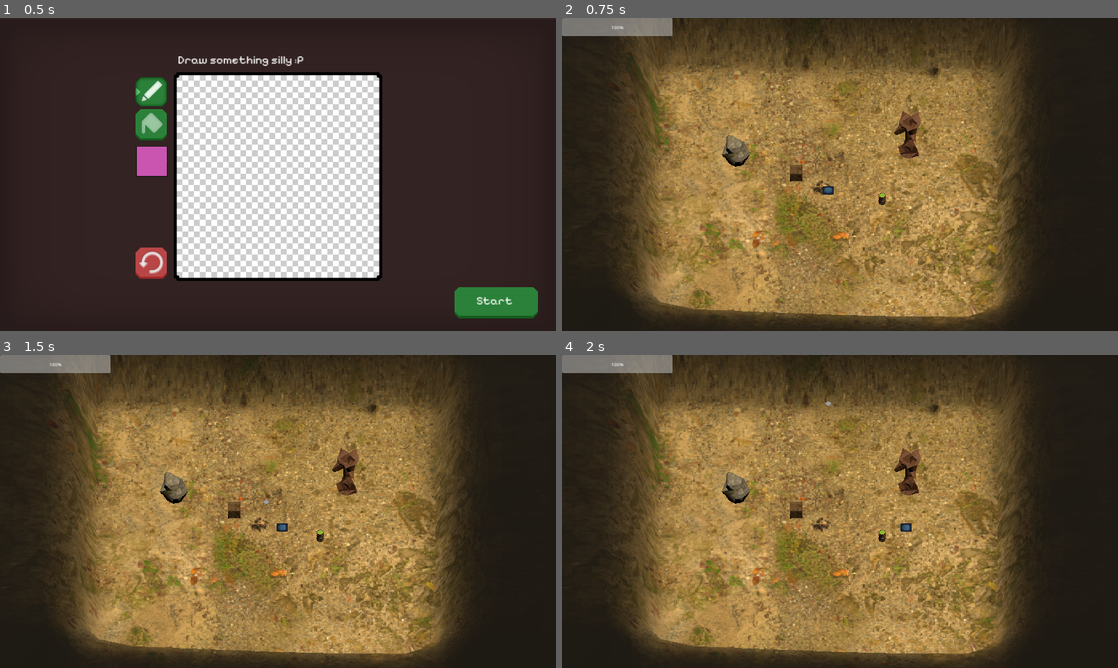
Above: before the commit, frames 1-4 (two rows, left to right).
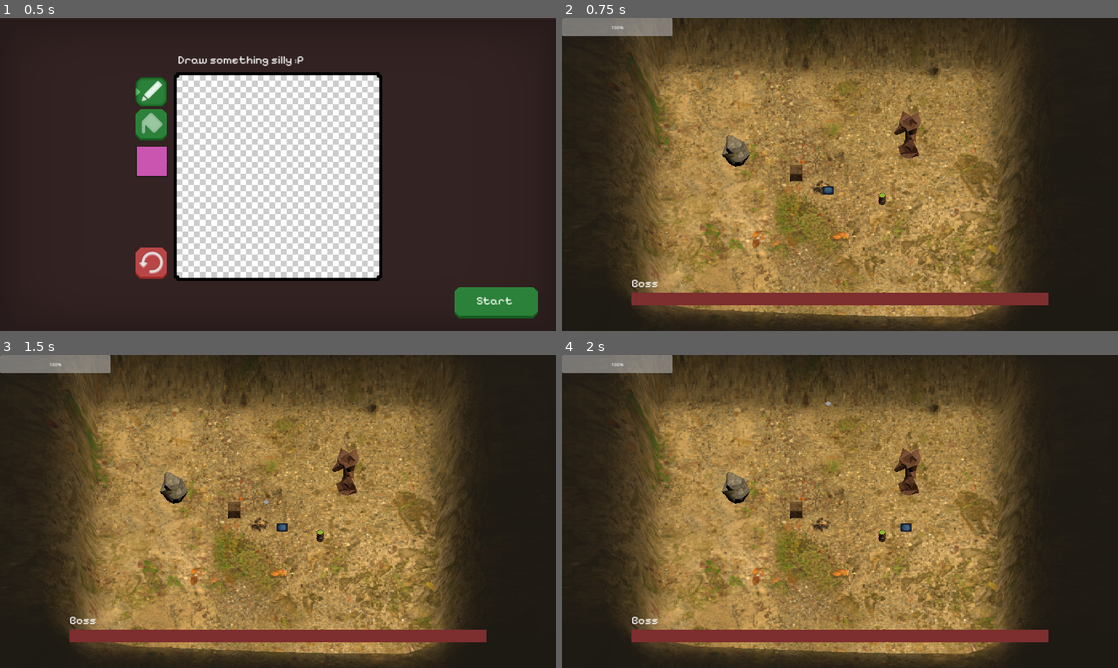
Above: after the commit, the same moments.

Repository: sticks-stuff/ggj
Game: Godot game, scene res://scenes/player_draw_pane.tscn
Two runs of this game, one before a commit and one after it. Both use one fixed random seed, a clock stepped at 60 frames per second and the inputs below.
Inputs:
- Up to frame 1 (0.5 s): no input
- Up to frame 2 (0.75 s): click "Start" at 0.5 s
- Up to frame 3 (1.5 s): tap Enter at 1.25 s; hold D (right) from 1.28 s (still down); hold Space (fire) from 1.28 s (still down)
- Up to frame 4 (2 s): keep holding D (right); keep holding Space (fire)

Frame 1 is identical in both runs. In frame 2, 3.1% of the frame differs, in the area x 12-88%, y 83-92%; in frame 3, 3.1%; in frame 4, 3.1%.

Commit message:
Add boss HP bar

Diff:
--- a/scenes/game_scene.tscn
+++ b/scenes/game_scene.tscn
@@ -35,7 +35,8 @@
 directional_shadow_mode = 0
 sky_mode = 1
 
-[node name="BossBody" parent="." instance=ExtResource("3_n1xjb")]
+[node name="BossBody" parent="." node_paths=PackedStringArray("HUD") instance=ExtResource("3_n1xjb")]
 transform = Transform3D(4, 0, 0, 0, 1, 0, 0, 0, 4, 0, 0, 0)
+HUD = NodePath("../HUD")
 
 [node name="HUD" parent="." instance=ExtResource("4_w8y13")]
--- a/scripts/boss.gd
+++ b/scripts/boss.gd
@@ -2,6 +2,7 @@
 
 @export var speed = 14
 @export var min_distance = 10
+@export var HUD: Control
 
 @onready var player = get_parent().get_node("player")
 
@@ -23,6 +24,7 @@
 
 func _ready():
 	sprite3D.texture = ImageTexture.create_from_image(Image.load_from_file(image_path))
+	HUD.update_boss_hp(HEALTH)
 
 func findAttackRandom() -> Vector3:
 	var x = randf_range(minAttackSizeX, maxAttackSizeX)
@@ -107,4 +109,5 @@
 func _on_area_3d_area_entered(area):
 	if area.is_in_group("player_bullet"):
 		HEALTH -= 1
+		HUD.update_boss_hp(HEALTH)
 		print("boss hit! health: ", HEALTH)
--- a/ui/hud.gd
+++ b/ui/hud.gd
@@ -1,6 +1,7 @@
 extends Control
 
 @export var healthbar: Range
+@export var boss_healthbar: Range
 
 # Called when the node enters the scene tree for the first time.
 func _ready():
@@ -13,3 +14,6 @@
 
 func update_player_hp(v):
 	healthbar.value = v
+
+func update_boss_hp(v):
+	boss_healthbar.value = v
--- a/ui/hud.tscn
+++ b/ui/hud.tscn
@@ -1,8 +1,12 @@
-[gd_scene load_steps=2 format=3 uid="uid://bodxjehc5kt8l"]
+[gd_scene load_steps=6 format=3 uid="uid://bodxjehc5kt8l"]
 
 [ext_resource type="Script" path="res://ui/hud.gd" id="1_0tpmo"]
+[ext_resource type="Texture2D" uid="uid://cnxlhwqosx6gb" path="res://ui_WhiteSquare.png" id="2_oa36p"]
+[ext_resource type="Texture2D" uid="uid://c2fgwrb7pyjp8" path="res://sprites/ui_innershadow.png" id="2_vn5l6"]
+[ext_resource type="FontFile" uid="uid://dquaatdvcdp6o" path="res://fonts/PixelifySans-VariableFont_wght.ttf" id="3_nm686"]
+[ext_resource type="PackedScene" uid="uid://dapqkgg0f682p" path="res://ui/button_standard.tscn" id="4_0yu2s"]
 
-[node name="HUD" type="Control" node_paths=PackedStringArray("healthbar")]
+[node name="HUD" type="Control" node_paths=PackedStringArray("healthbar", "boss_healthbar")]
 layout_mode = 3
 anchors_preset = 15
 anchor_right = 1.0
@@ -10,10 +14,123 @@
 grow_horizontal = 2
 grow_vertical = 2
 script = ExtResource("1_0tpmo")
-healthbar = NodePath("HealthBar")
+healthbar = NodePath("PlayerHealthBar")
+boss_healthbar = NodePath("BossHealthBar")
 
-[node name="HealthBar" type="ProgressBar" parent="."]
+[node name="PlayerHealthBar" type="ProgressBar" parent="."]
 layout_mode = 0
 offset_right = 382.0
 offset_bottom = 63.0
 max_value = 3.0
+
+[node name="BossHealthBar" type="TextureProgressBar" parent="."]
+layout_mode = 1
+anchors_preset = -1
+anchor_top = 1.0
+anchor_right = 1.0
+anchor_bottom = 1.0
+offset_left = 240.0
+offset_top = -133.0
+offset_right = -240.0
+offset_bottom = -88.0
+grow_horizontal = 2
+grow_vertical = 0
+value = 50.0
+nine_patch_stretch = true
+texture_under = ExtResource("2_oa36p")
+texture_progress = ExtResource("2_oa36p")
+tint_progress = Color(0.490196, 0.180392, 0.180392, 1)
+
+[node name="RichTextLabel" type="RichTextLabel" parent="BossHealthBar"]
+layout_mode = 1
+anchors_preset = 8
+anchor_left = 0.5
+anchor_top = 0.5
+anchor_right = 0.5
+anchor_bottom = 0.5
+offset_left = -720.0
+offset_top = -78.5
+offset_right = -24.0
+offset_bottom = 21.5
+grow_horizontal = 2
+grow_vertical = 2
+pivot_offset = Vector2(0.5, 0.5)
+theme_override_fonts/normal_font = ExtResource("3_nm686")
+theme_override_font_sizes/normal_font_size = 40
+text = "Boss"
+fit_content = true
+
+[node name="DeathScreen" type="Control" parent="."]
+visible = false
+layout_mode = 1
+anchors_preset = 15
+anchor_right = 1.0
+anchor_bottom = 1.0
+grow_horizontal = 2
+grow_vertical = 2
+
+[node name="Background" type="ColorRect" parent="DeathScreen"]
+layout_mode = 1
+anchors_preset = -1
+anchor_right = 1.0
+anchor_bottom = 1.0
+offset_left = -160.0
+offset_top = -160.0
+offset_right = 160.0
+offset_bottom = 160.0
+grow_horizontal = 2
+grow_vertical = 2
+mouse_filter = 2
+color = Color(0.203922, 0.137255, 0.137255, 1)
+
+[node name="Border2" type="NinePatchRect" parent="DeathScreen"]
+modulate = Color(1, 1, 1, 0.239216)
+layout_mode = 1
+anchors_preset = 15
+anchor_right = 1.0
+anchor_bottom = 1.0
+offset_left = 1.0
+offset_top = -1.0
+offset_right = 1.0
+offset_bottom = -1.0
+grow_horizontal = 2
+grow_vertical = 2
+pivot_offset = Vector2(0.5, 0.5)
+texture = ExtResource("2_vn5l6")
+patch_margin_left = 64
+patch_margin_top = 64
+patch_margin_right = 64
+patch_margin_bottom = 64
+
+[node name="RichTextLabel2" type="RichTextLabel" parent="DeathScreen"]
+layout_mode = 1
+anchors_preset = 8
+anchor_left = 0.5
+anchor_top = 0.5
+anchor_right = 0.5
+anchor_bottom = 0.5
+offset_left = -339.0
+offset_top = -265.0
+offset_right = 370.0
+offset_bottom = 90.0
+grow_horizontal = 2
+grow_vertical = 2
+pivot_offset = Vector2(0.5, 0.5)
+theme_override_fonts/normal_font = ExtResource("3_nm686")
+theme_override_font_sizes/normal_font_size = 240
+text = "DEATH"
+fit_content = true
+
+[node name="NextButton" parent="DeathScreen" instance=ExtResource("4_0yu2s")]
+layout_mode = 1
+offset_left = -150.0
+offset_top = 126.0
+offset_right = 138.0
+offset_bottom = 234.0
+
+[node name="RichTextLabel2" parent="DeathScreen/NextButton" index="0"]
+offset_left = 36.0
+offset_right = -40.0
+text = " Play Again"
+
+[editable path="DeathScreen/NextButton"]
Not shown: 1 places in scenes/game_scene.tscn that only renumber resources
Binary file added: ui_WhiteSquare.png
Not shown, added: ui_WhiteSquare.png.import
